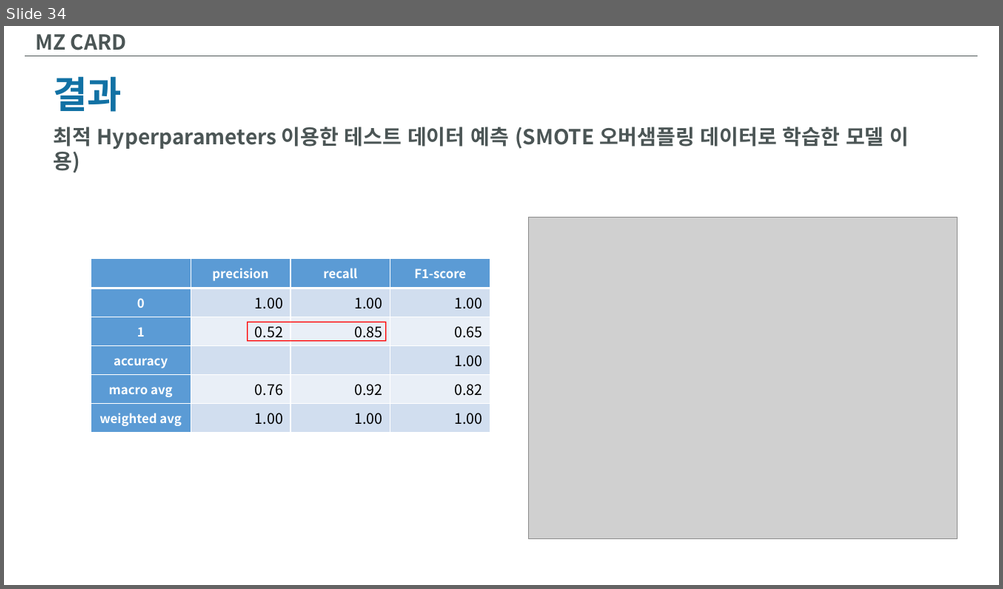
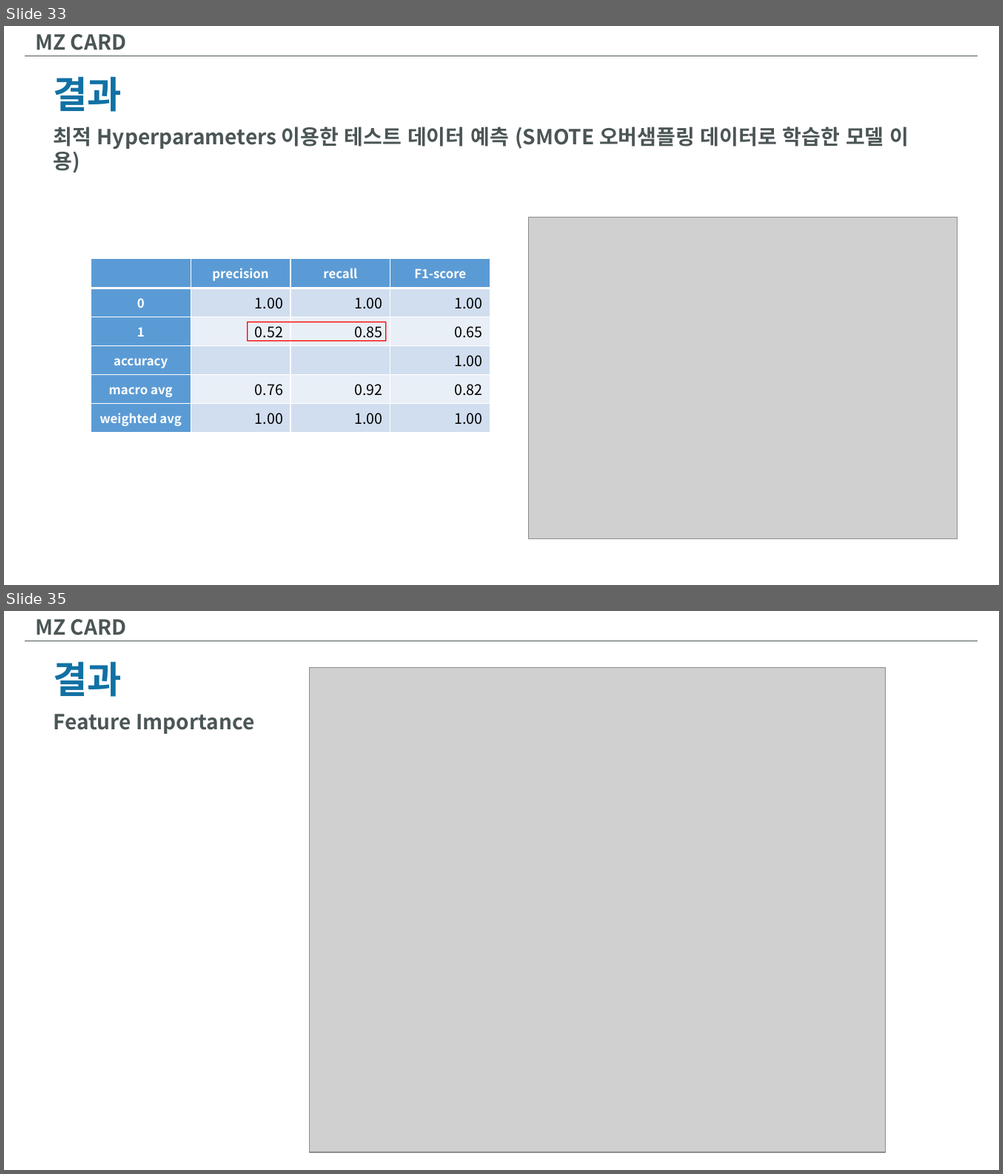
Before and after one commit to InjaeJayLee/mzcard, a slide deck: MZCARD.pptx. Shown one above the other, each under a label of ours: slide 34 before the commit, slides 33 and 35 after it; the slides between them are not shown. The pictures are 1003x589 and 1003x1174 pixels, drawn with LibreOffice and Linux fonts; fonts in the diff are those of the drawing; grey boxes stand for pictures. Boxes give left, top, right and bottom in pixels: in the first picture for what was removed or moved away, otherwise in the second. Text is boxed around its words. In the diff, an @@ line names an element or a change of style, - is before the commit and + after.

Commit message:
feature importance, edited ppt, added the html report file

```diff
--- a/MZCARD.pptx
+++ b/MZCARD.pptx
@@ slide 35 added at [4,611,999,1170], background #FFFFFF @@
@@ text added at [35,619,126,635], 20 pt, text #4B5555, bold @@
+MZ CARD
@@ line added from (25, 641) to (977, 641), #4B5555 0.5 pt @@
@@ text added at [53,661,122,697], 36 pt, text #1171A4, bold @@
+결과
@@ picture added at [309,668,885,1153] @@
@@ text added at [53,714,254,734], 20 pt, text #4B5555, bold @@
+Feature Importance
@@ what was slide 34 is now slide 33 @@
```
Also in this commit, not shown: 1 slide changed, 4 other files.
